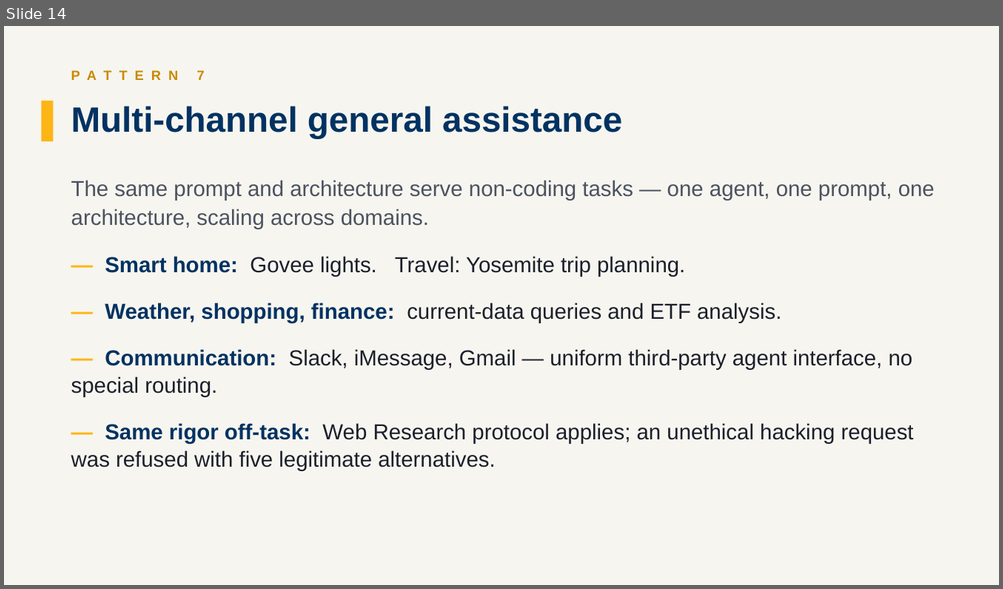
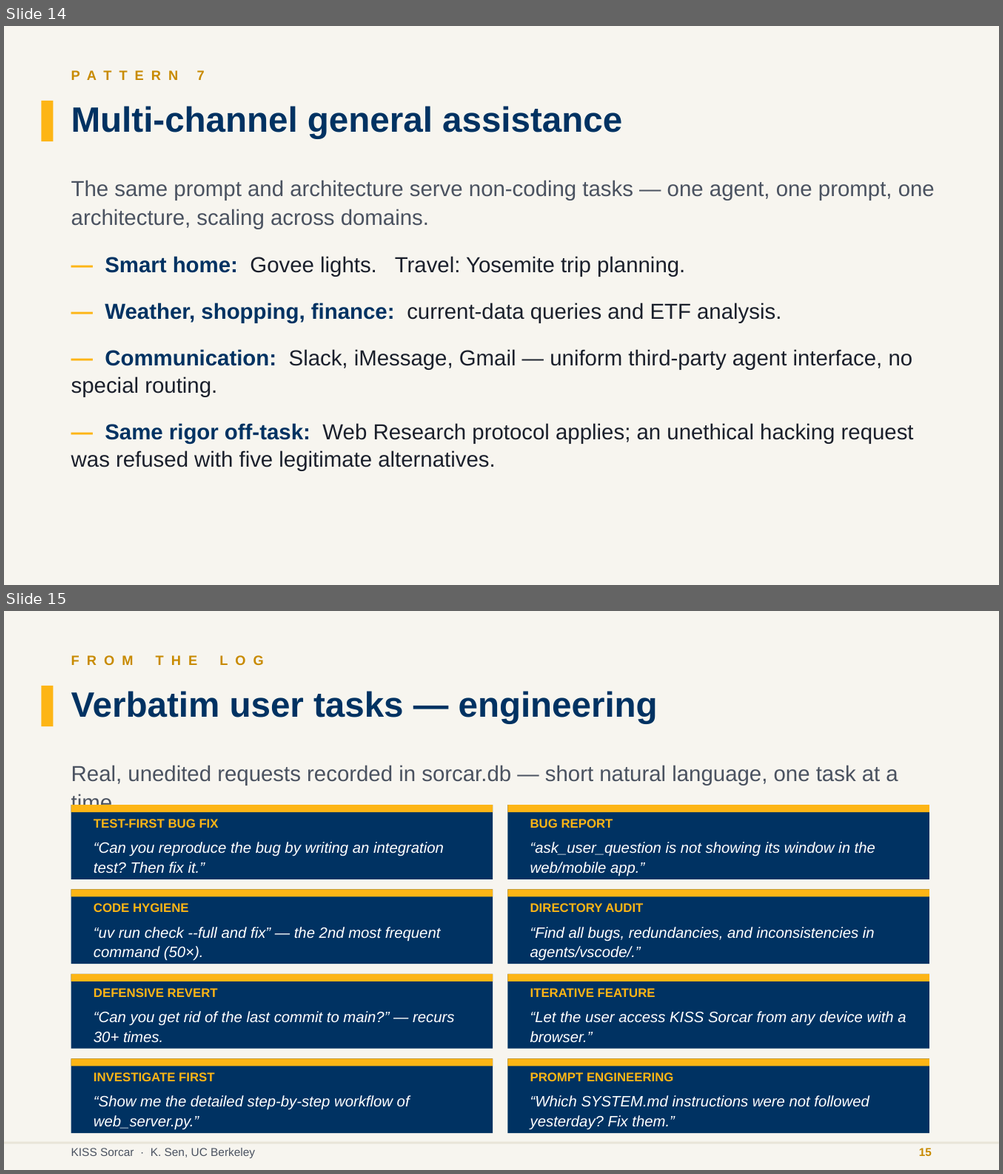
Before and after one commit to ksenxx/kiss_ai, a slide deck: papers/sekisssorcar/se_kiss_sorcar_slides.pptx. Shown one above the other, each under a label of ours: slide 14 before the commit, slides 14 and 15 after it. The pictures are 1003x589 and 1003x1174 pixels, drawn with LibreOffice and Linux fonts; fonts in the diff are those of the drawing. Boxes give left, top, right and bottom in pixels: in the first picture for what was removed or moved away, otherwise in the second. Text is boxed around its words. In the diff, an @@ line names an element or a change of style, - is before the commit and + after.

Commit message:
docs: add more user task examples to slides
User prompt:
can you add more user task examples in the slides

```diff
--- a/papers/sekisssorcar/se_kiss_sorcar_slides.pptx
+++ b/papers/sekisssorcar/se_kiss_sorcar_slides.pptx
@@ slide 15 added at <box>4,611,999,1170</box>, background #F7F5EF @@
@@ text added at <box>71,655,264,668</box>, 13 pt, text #C88A00, bold @@
+F R O M T H E L O G
@@ rectangle added at <box>41,686,54,726</box>, fill #FDB515 @@
@@ text added at <box>71,691,657,723</box>, 34 pt, text #003262, bold @@
+Verbatim user tasks — engineering
@@ text added at <box>71,765,897,786</box>, 21 pt, text #4A5260 @@
+Real, unedited requests recorded in sorcar.db — short natural language, one task at a time.
@@ rectangle added at <box>71,805,492,880</box>, fill #003262 @@
@@ rectangle added at <box>71,805,492,812</box>, fill #FDB515 @@
@@ rectangle added at <box>508,805,929,880</box>, fill #003262 @@
@@ rectangle added at <box>508,805,929,812</box>, fill #FDB515 @@
@@ text added at <box>94,819,444,874</box>, 14.5 pt, text #FFFFFF, italic @@
+TEST-FIRST BUG FIX
+“Can you reproduce the bug by writing an integration test? Then fix it.”
@@ text added at <box>530,819,875,877</box>, 14.5 pt, text #FFFFFF, italic @@
+BUG REPORT
+“ask_user_question is not showing its window in the web/mobile app.”
@@ rectangle added at <box>71,889,492,964</box>, fill #003262 @@
@@ rectangle added at <box>71,889,492,897</box>, fill #FDB515 @@
@@ rectangle added at <box>508,889,929,964</box>, fill #003262 @@
@@ rectangle added at <box>508,889,929,897</box>, fill #FDB515 @@
@@ text added at <box>94,903,440,961</box>, 14.5 pt, text #FFFFFF, italic @@
+CODE HYGIENE
+“uv run check --full and fix” — the 2nd most frequent command (50×).
@@ text added at <box>530,903,874,961</box>, 14.5 pt, text #FFFFFF, italic @@
+DIRECTORY AUDIT
+“Find all bugs, redundancies, and inconsistencies in agents/vscode/.”
@@ rectangle added at <box>71,974,492,1049</box>, fill #003262 @@
@@ rectangle added at <box>71,974,492,982</box>, fill #FDB515 @@
@@ rectangle added at <box>508,974,929,1049</box>, fill #003262 @@
@@ rectangle added at <box>508,974,929,982</box>, fill #FDB515 @@
@@ text added at <box>94,988,454,1043</box>, 14.5 pt, text #FFFFFF, italic @@
+DEFENSIVE REVERT
+“Can you get rid of the last commit to main?” — recurs 30+ times.
@@ text added at <box>530,988,905,1043</box>, 14.5 pt, text #FFFFFF, italic @@
+ITERATIVE FEATURE
+“Let the user access KISS Sorcar from any device with a browser.”
@@ rectangle added at <box>71,1059,492,1133</box>, fill #003262 @@
@@ rectangle added at <box>71,1059,492,1066</box>, fill #FDB515 @@
@@ text added at <box>94,1073,410,1130</box>, 14.5 pt, text #FFFFFF, italic @@
+INVESTIGATE FIRST
+“Show me the detailed step-by-step workflow of web_server.py.”
@@ rectangle added at <box>508,1059,929,1133</box>, fill #003262 @@
@@ rectangle added at <box>508,1059,929,1066</box>, fill #FDB515 @@
@@ text added at <box>530,1073,868,1130</box>, 14.5 pt, text #FFFFFF, italic @@
+PROMPT ENGINEERING
+“Which SYSTEM.md instructions were not followed yesterday? Fix them.”
@@ rectangle added at <box>4,1142,999,1145</box>, fill #E9E5D8 @@
@@ text added at <box>71,1148,255,1159</box>, 11 pt, text #4A5260 @@
+KISS Sorcar · K. Sen, UC Berkeley
@@ text added at <box>919,1148,931,1156</box>, 11 pt, text #C88A00, bold @@
+15
```
Also in this commit, not shown: 7 slides changed, 1 other slide added.
